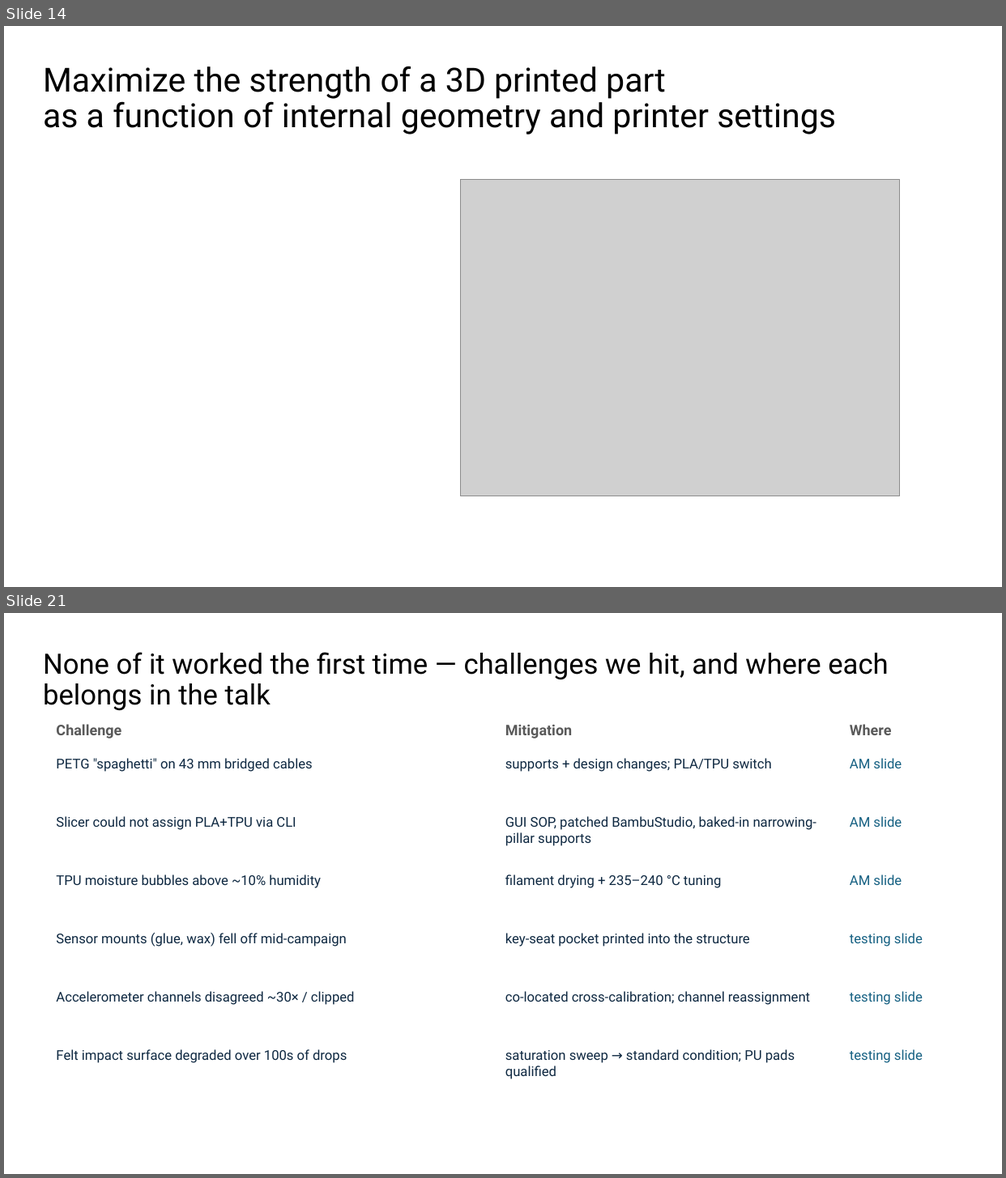
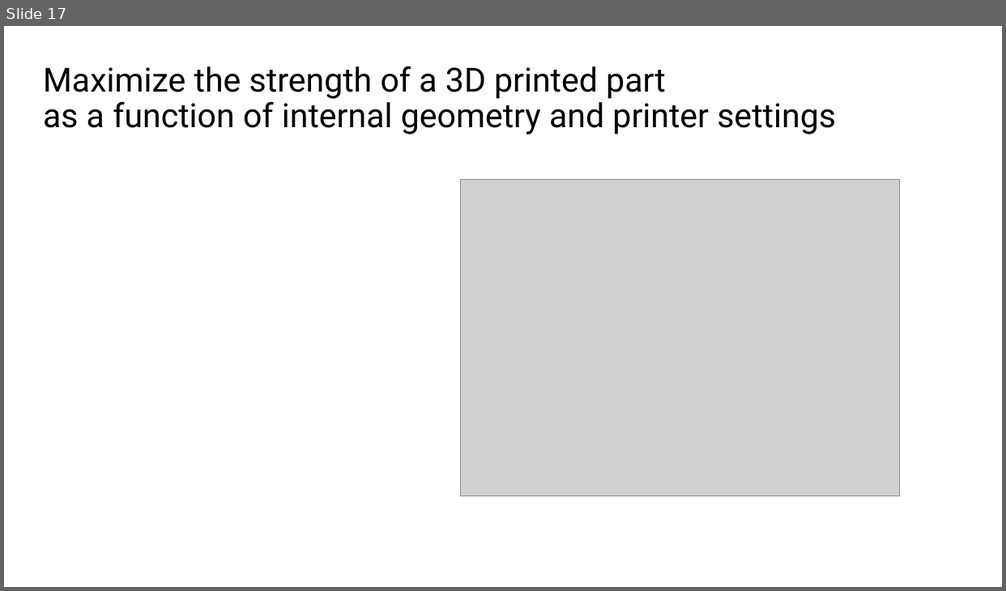
Before and after one commit to vertical-cloud-lab/tensegrity-optimization, a slide deck: presentation/Slide Decks/IDETC Supplement Slides (BO block + gap + video + accel).pptx. Shown one above the other, each under a label of ours: slides 14 and 21 before the commit, slide 17 after it; the slides between them are not shown. The pictures are 1006x1178 and 1006x591 pixels, drawn with LibreOffice and Linux fonts; fonts in the diff are those of the drawing; grey boxes stand for pictures. Boxes give left, top, right and bottom in pixels: in the first picture for what was removed or moved away, otherwise in the second. Text is boxed around its words. In the diff, an @@ line names an element or a change of style, - is before the commit and + after.

```diff
--- a/presentation/Slide Decks/IDETC Supplement Slides (BO block + gap + video + accel).pptx
+++ b/presentation/Slide Decks/IDETC Supplement Slides (BO block + gap + video + accel).pptx
@@ slide 21 removed at <box>4,613,1002,1174</box>, background #FFFFFF @@
@@ title removed at <box>43,652,888,711</box> @@
-None of it worked the first time — challenges we hit, and where each belongs in the talk
@@ text removed at <box>56,724,121,739</box> @@
-Challenge
@@ text removed at <box>505,725,572,739</box> @@
-Mitigation
@@ text removed at <box>850,724,892,735</box> @@
-Where
@@ text removed at <box>56,758,313,772</box> @@
-PETG "spaghetti" on 43 mm bridged cables
@@ text removed at <box>505,758,772,772</box> @@
-supports + design changes; PLA/TPU switch
@@ text removed at <box>850,758,901,769</box> @@
-AM slide
@@ text removed at <box>56,816,296,830</box> @@
-Slicer could not assign PLA+TPU via CLI
@@ text removed at <box>505,816,817,846</box> @@
-GUI SOP, patched BambuStudio, baked-in narrowing-pillar supports
@@ text removed at <box>850,816,901,827</box> @@
-AM slide
@@ text removed at <box>56,875,321,888</box> @@
-TPU moisture bubbles above ~10% humidity
@@ text removed at <box>505,875,721,888</box> @@
-filament drying + 235–240 °C tuning
@@ text removed at <box>850,875,901,885</box> @@
-AM slide
@@ text removed at <box>56,933,347,947</box> @@
-Sensor mounts (glue, wax) fell off mid-campaign
@@ text removed at <box>505,933,750,947</box> @@
-key-seat pocket printed into the structure
@@ text removed at <box>850,933,923,947</box> @@
-testing slide
@@ text removed at <box>56,991,355,1005</box> @@
-Accelerometer channels disagreed ~30× / clipped
@@ text removed at <box>505,991,810,1005</box> @@
-co-located cross-calibration; channel reassignment
@@ text removed at <box>850,991,923,1005</box> @@
-testing slide
@@ text removed at <box>56,1050,347,1063</box> @@
-Felt impact surface degraded over 100s of drops
@@ text removed at <box>505,1050,795,1080</box> @@
-saturation sweep → standard condition; PU pads qualified
@@ text removed at <box>850,1050,923,1063</box> @@
-testing slide
@@ what was slide 14 is now slide 17 @@
```
Also in this commit, not shown: 1 slide changed, 14 slides added, 9 other slides removed, 40 other files.
